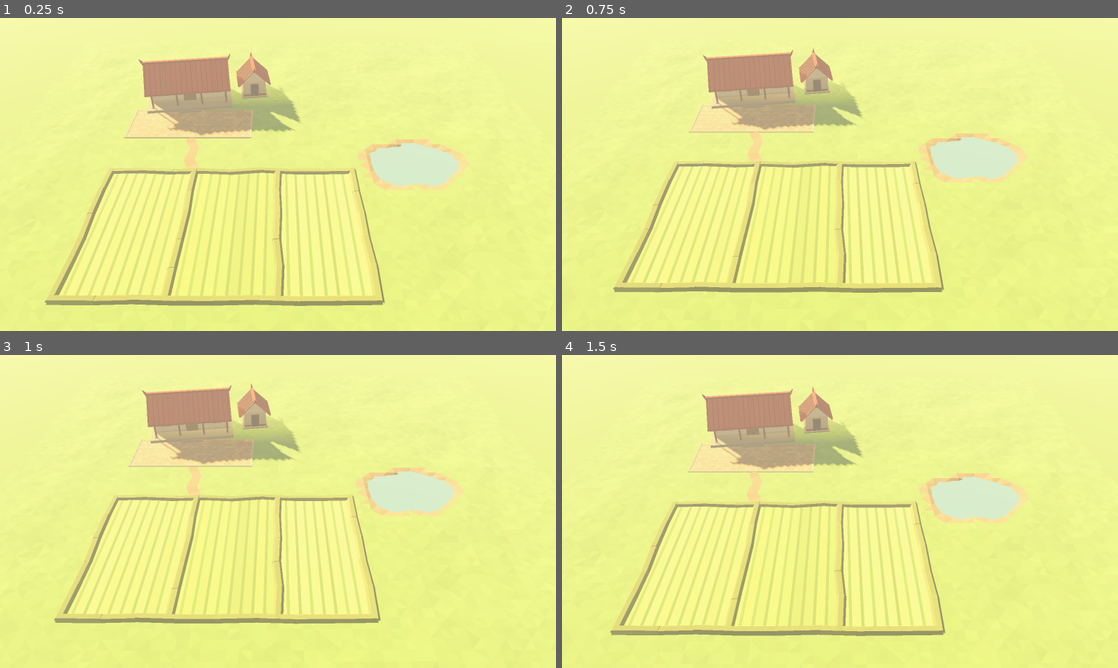
Above: before the commit, frames 1-4 (two rows, left to right).
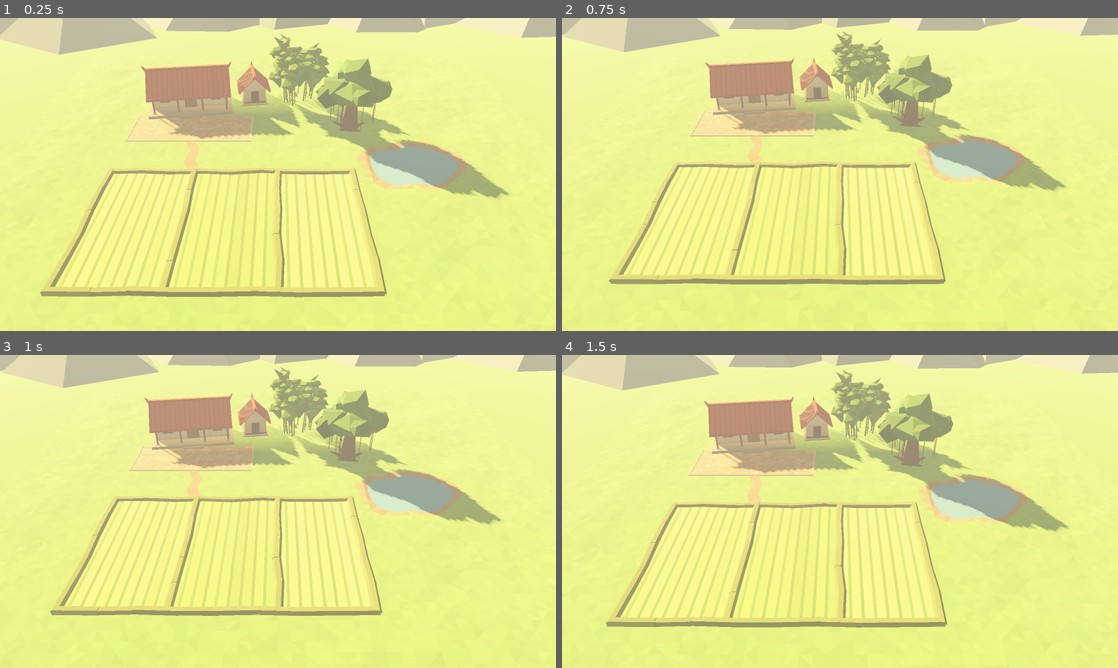
Above: after the commit, the same moments.

Repository: scplops/dau-han-game
Game: Godot game, scene res://scenes/main.tscn
Two runs of this game, one before a commit and one after it. Both use one fixed random seed, a clock stepped at 60 frames per second and the inputs below.
Inputs (mouse positions are in pixels of both pictures, inside the frame that each line leads up to):
- Up to frame 1 (0.25 s): no input
- Up to frame 2 (0.75 s): tap Enter at 0.5 s; move the mouse to (962, 158) at 0.52 s; tap S (cam_back) at 0.6 s; click (962, 158) at 0.67 s
- Up to frame 3 (1 s): no input
- Up to frame 4 (1.5 s): move the mouse to (728, 527) at 1.27 s; tap W (cam_forward) at 1.35 s; click (728, 527) at 1.42 s

The runs differ from the first frame. In frame 1, 19% of the frame differs, in the area x 0-100%, y 0-92%; in frame 2, 18%; in frame 3, 18%; in frame 4, 19%.

Commit message:
step 5: add bamboo grove, banyan tree and distant mountains
Co-Authored-By: Claude Opus 5.5 <noreply@anthropic.com>
Claude-Session: https://claude.ai/code/session_01GvTBmVNKWvduxKtgofh7qQ

Diff:
--- a/scenes/main.tscn
+++ b/scenes/main.tscn
@@ -4,6 +4,9 @@
 [ext_resource type="Script" path="res://scripts/camera_rig.gd" id="2_camera"]
 [ext_resource type="Script" path="res://scripts/builders/terrain.gd" id="3_terrain"]
 [ext_resource type="Script" path="res://scripts/builders/house.gd" id="4_house"]
+[ext_resource type="Script" path="res://scripts/builders/bamboo.gd" id="5_bamboo"]
+[ext_resource type="Script" path="res://scripts/builders/banyan.gd" id="6_banyan"]
+[ext_resource type="Script" path="res://scripts/builders/mountains.gd" id="7_mountains"]
 
 [sub_resource type="ProceduralSkyMaterial" id="SkyMaterial_main"]
 sun_angle_max = 20.0
@@ -55,3 +58,12 @@
 [node name="House" type="Node3D" parent="World" node_paths=PackedStringArray("terrain")]
 script = ExtResource("4_house")
 terrain = NodePath("../Terrain")
+
+[node name="Bamboo" type="Node3D" parent="World"]
+script = ExtResource("5_bamboo")
+
+[node name="Banyan" type="Node3D" parent="World"]
+script = ExtResource("6_banyan")
+
+[node name="Mountains" type="Node3D" parent="World"]
+script = ExtResource("7_mountains")
--- /dev/null
+++ b/scripts/builders/bamboo.gd
@@ -0,0 +1,82 @@
+class_name BambooGrove
+extends Node3D
+## Lũy tre: một cụm thân tre nhiều đốt, hơi nghiêng ra ngoài, chùm lá ở phần ngọn.
+## Lá là mesh riêng ("Leaves") để gắn shader gió.
+
+@export var random_seed: int = 5105
+@export var center: Vector3 = Vector3(2.5, 0.0, -15.5)
+@export_range(1, 30) var culm_count: int = 14
+@export var spread: float = 2.2
+@export var height_range: Vector2 = Vector2(6.0, 9.5)
+@export var stem_radius_range: Vector2 = Vector2(0.07, 0.11)
+@export var segment_range: Vector2 = Vector2(0.55, 0.85)
+@export var max_lean_deg: float = 18.0
+@export_range(2, 10) var leaf_clusters: int = 6
+
+var leaves_node: MeshInstance3D
+
+
+func build() -> void:
+	var rng := RandomNumberGenerator.new()
+	rng.seed = random_seed
+	var stems := MeshBuilder.new(random_seed, 0.05)
+	stems.contact_shade_height = 0.8
+	var leaves := MeshBuilder.new(random_seed + 1, 0.07)
+
+	for i in culm_count:
+		var ang := rng.randf() * TAU
+		var r := sqrt(rng.randf()) * spread
+		var out_dir := Vector3(cos(ang), 0.0, sin(ang))
+		var base := center + out_dir * r
+		# Nghiêng ra phía ngoài cụm, càng ở rìa càng nghiêng
+		var lean := deg_to_rad(rng.randf_range(2.0, max_lean_deg) * (0.4 + 0.6 * r / spread))
+		var axis := Vector3.UP.cross(out_dir).normalized()
+		var xf := Transform3D(Basis(axis, lean), base)
+		var h := rng.randf_range(height_range.x, height_range.y)
+		_build_culm(stems, xf, h, rng)
+		_build_leaves(leaves, xf, h, rng)
+
+	# Măng non quanh gốc
+	for i in 6:
+		var a := rng.randf() * TAU
+		var p := center + Vector3(cos(a), 0.0, sin(a)) * rng.randf_range(0.5, spread + 0.6)
+		stems.add_pyramid(0.12, rng.randf_range(0.4, 0.9), 5, Palette.BAMBOO_LEAF_DARK,
+				Transform3D(Basis(Vector3.UP, rng.randf() * TAU), p))
+
+	add_child(stems.commit_instance("Stems"))
+	leaves_node = leaves.commit_instance("Leaves")
+	add_child(leaves_node)
+
+
+func _build_culm(mb: MeshBuilder, xf: Transform3D, h: float, rng: RandomNumberGenerator) -> void:
+	var r := rng.randf_range(stem_radius_range.x, stem_radius_range.y)
+	var y := 0.0
+	while y < h:
+		var seg := minf(rng.randf_range(segment_range.x, segment_range.y), h - y)
+		mb.add_prism(r, r * 0.96, seg, 6, Palette.BAMBOO_STEM, xf * Transform3D(Basis(), Vector3(0, y, 0)))
+		# Đốt tre: vòng hơi phình
+		mb.add_prism(r * 1.3, r * 1.3, 0.05, 6, Palette.BAMBOO_NODE,
+				xf * Transform3D(Basis(), Vector3(0, y + seg - 0.025, 0)), 0.0, false)
+		y += seg
+		r *= 0.96
+
+
+func _build_leaves(mb: MeshBuilder, xf: Transform3D, h: float, rng: RandomNumberGenerator) -> void:
+	for k in leaf_clusters:
+		var t := float(k) / float(leaf_clusters - 1)
+		# Lá tụ ở 40% phần ngọn, toả rộng ra như ngọn tre vươn và rủ
+		var y := lerpf(h * 0.6, h * 0.97, t)
+		var side := rng.randf() * TAU
+		var off := Vector3(cos(side), 0.0, sin(side)) * rng.randf_range(0.5, 1.3) * (1.0 - t * 0.4)
+		var col := Palette.BAMBOO_LEAF if rng.randf() < 0.6 else Palette.BAMBOO_LEAF_DARK
+		var size := lerpf(1.15, 0.7, t)
+		var rad := Vector3(rng.randf_range(0.9, 1.3), rng.randf_range(0.35, 0.5), rng.randf_range(0.9, 1.3)) * size
+		# Khối lá + chóp lá rủ xuống bên dưới
+		mb.add_blob(rad, col, rng, 0.3, xf * Transform3D(Basis(), Vector3(0, y - rad.y, 0) + off))
+		var droop := Transform3D(Basis(Vector3.RIGHT, PI).rotated(Vector3.UP, rng.randf() * TAU),
+				Vector3(0, y - rad.y * 0.3, 0) + off)
+		mb.add_pyramid(rad.x * 0.8, 1.1 * size + 0.4, 5, Palette.BAMBOO_LEAF_DARK, xf * droop)
+	# Ngọn cong rủ: chóp lá nghiêng hẳn sang một bên
+	var tip_dir := rng.randf() * TAU
+	var tip_basis := Basis(Vector3(cos(tip_dir), 0.0, sin(tip_dir)), deg_to_rad(rng.randf_range(35.0, 60.0)))
+	mb.add_pyramid(0.4, 1.6, 5, Palette.BAMBOO_LEAF, xf * Transform3D(tip_basis, Vector3(0, h - 0.4, 0)))
--- /dev/null
+++ b/scripts/builders/banyan.gd
@@ -0,0 +1,83 @@
+class_name BanyanTree
+extends Node3D
+## Cây đa: thân to, rễ bạnh, cành chĩa, rễ phụ buông xuống, tán gồm nhiều khối đa diện.
+## Tán là mesh riêng ("Leaves") để gắn shader gió.
+
+@export var random_seed: int = 6106
+@export var tree_position: Vector3 = Vector3(9.0, 0.0, -7.5)
+@export var trunk_height: float = 3.6
+@export var trunk_radius: float = 1.0
+@export var canopy_radius: float = 4.4
+@export var canopy_height: float = 5.6
+@export_range(2, 8) var big_blobs: int = 4
+@export_range(0, 12) var small_blobs: int = 7
+@export_range(0, 20) var aerial_roots: int = 9
+
+var leaves_node: MeshInstance3D
+
+
+func build() -> void:
+	var rng := RandomNumberGenerator.new()
+	rng.seed = random_seed
+	var wood := MeshBuilder.new(random_seed, 0.05)
+	wood.contact_shade_height = 1.0
+	var leaves := MeshBuilder.new(random_seed + 1, 0.06)
+	var p := tree_position
+
+	# Thân
+	wood.add_prism(trunk_radius, trunk_radius * 0.62, trunk_height, 8, Palette.BANYAN_TRUNK,
+			Transform3D(Basis(), p), 0.2)
+	# Rễ bạnh: các gờ thấp toả ra quanh gốc
+	for i in 6:
+		var a := TAU * i / 6.0 + rng.randf_range(-0.3, 0.3)
+		var dir := Vector3(cos(a), 0.0, sin(a))
+		var axis := Vector3.UP.cross(dir).normalized()
+		var root := Transform3D(Basis(axis, deg_to_rad(72.0)), p + dir * trunk_radius * 0.4)
+		wood.add_prism(0.38, 0.06, rng.randf_range(1.5, 2.1), 4, Palette.BANYAN_TRUNK, root, PI / 4.0)
+
+	# Cành lớn chĩa lên các phía
+	var tips: Array[Vector3] = []
+	for i in 4:
+		var a := TAU * i / 4.0 + rng.randf_range(-0.4, 0.4)
+		var dir := Vector3(cos(a), 0.0, sin(a))
+		var axis := Vector3.UP.cross(dir).normalized()
+		var tilt := deg_to_rad(rng.randf_range(40.0, 58.0))
+		var start := p + Vector3(0, trunk_height - 0.4, 0)
+		var basis := Basis(axis, tilt)
+		var length := rng.randf_range(2.4, 3.2)
+		wood.add_prism(0.38, 0.14, length, 6, Palette.BANYAN_TRUNK, Transform3D(basis, start))
+		tips.append(start + basis * Vector3(0, length, 0))
+
+	# Tán: vài khối lớn ở giữa + khối nhỏ ở rìa
+	var colors: Array[Color] = [Palette.BANYAN_LEAF_1, Palette.BANYAN_LEAF_2]
+	for i in big_blobs:
+		var a := TAU * i / big_blobs + rng.randf_range(-0.3, 0.3)
+		var off := Vector3(cos(a), 0.0, sin(a)) * canopy_radius * rng.randf_range(0.25, 0.45)
+		var rad := Vector3(rng.randf_range(2.4, 3.0), rng.randf_range(1.5, 1.9), rng.randf_range(2.4, 3.0))
+		var cy := canopy_height + rng.randf_range(-0.4, 0.6)
+		leaves.add_blob(rad, colors[i % 2], rng, 0.18,
+				Transform3D(Basis(Vector3.UP, rng.randf() * TAU), p + off + Vector3(0, cy - rad.y, 0)))
+	for i in small_blobs:
+		var a := rng.randf() * TAU
+		var off := Vector3(cos(a), 0.0, sin(a)) * canopy_radius * rng.randf_range(0.6, 0.85)
+		var rad := Vector3.ONE * rng.randf_range(1.1, 1.7) * Vector3(1.0, 0.75, 1.0)
+		var cy := canopy_height + rng.randf_range(-1.2, 0.2)
+		var col := Palette.BANYAN_LEAF_DARK if cy < canopy_height - 0.5 else colors[i % 2]
+		leaves.add_blob(rad, col, rng, 0.22,
+				Transform3D(Basis(Vector3.UP, rng.randf() * TAU), p + off + Vector3(0, cy - rad.y, 0)))
+	# Khối đỉnh
+	leaves.add_blob(Vector3(2.0, 1.4, 2.0), Palette.BANYAN_LEAF_2, rng, 0.2,
+			Transform3D(Basis(), p + Vector3(0, canopy_height + 0.6, 0)))
+
+	# Rễ phụ buông từ dưới tán
+	for i in aerial_roots:
+		var a := rng.randf() * TAU
+		var d := rng.randf_range(1.4, canopy_radius * 0.7)
+		var top_y := canopy_height - rng.randf_range(1.0, 1.6)
+		var len_ := rng.randf_range(1.2, top_y - 0.4)
+		var base := p + Vector3(cos(a) * d, top_y - len_, sin(a) * d)
+		wood.add_prism(0.045, 0.03, len_, 4, Palette.BANYAN_TRUNK, Transform3D(Basis(), base))
+
+	add_child(wood.commit_instance("Wood"))
+	leaves_node = leaves.commit_instance("Leaves")
+	add_child(leaves_node)
--- /dev/null
+++ b/scripts/builders/mountains.gd
@@ -0,0 +1,44 @@
+class_name Mountains
+extends Node3D
+## Hậu cảnh: một dải đồi thấp ngay sau cảnh và một dãy núi xa, nhạt dần về màu sương.
+
+@export var random_seed: int = 7107
+@export_group("Đồi gần")
+@export_range(0, 30) var hill_count: int = 11
+@export var hill_z_range: Vector2 = Vector2(-40.0, -58.0)
+@export var hill_height_range: Vector2 = Vector2(5.0, 12.0)
+@export var hill_radius_range: Vector2 = Vector2(9.0, 16.0)
+@export_range(0.0, 1.0) var hill_haze: float = 0.12
+@export_group("Núi xa")
+@export_range(0, 30) var peak_count: int = 10
+@export var peak_z_range: Vector2 = Vector2(-80.0, -125.0)
+@export var peak_height_range: Vector2 = Vector2(16.0, 34.0)
+@export var peak_radius_range: Vector2 = Vector2(18.0, 30.0)
+@export_range(0.0, 1.0) var peak_haze: float = 0.4
+@export var x_extent: float = 95.0
+
+
+func build() -> void:
+	var rng := RandomNumberGenerator.new()
+	rng.seed = random_seed
+	var mb := MeshBuilder.new(random_seed, 0.05)
+	_row(mb, rng, peak_count, peak_z_range, peak_height_range, peak_radius_range, peak_haze)
+	_row(mb, rng, hill_count, hill_z_range, hill_height_range, hill_radius_range, hill_haze)
+	var node := mb.commit_instance("MountainsMesh")
+	node.cast_shadow = GeometryInstance3D.SHADOW_CASTING_SETTING_OFF
+	add_child(node)
+
+
+func _row(mb: MeshBuilder, rng: RandomNumberGenerator, count: int, z_range: Vector2,
+		h_range: Vector2, r_range: Vector2, haze: float) -> void:
+	for i in count:
+		# Rải đều theo x, xô lệch ngẫu nhiên để không thành hàng
+		var x := lerpf(-x_extent, x_extent, (i + rng.randf_range(0.1, 0.9)) / count)
+		var z := rng.randf_range(z_range.x, z_range.y)
+		var h := rng.randf_range(h_range.x, h_range.y)
+		var r := rng.randf_range(r_range.x, r_range.y)
+		var base_col := Palette.MOUNTAIN if rng.randf() < 0.55 else Palette.MOUNTAIN_DARK
+		var col := base_col.lerp(Palette.FOG, haze)
+		var basis := Basis(Vector3.UP, rng.randf() * TAU).scaled(Vector3(rng.randf_range(1.0, 1.6), 1.0, 1.0))
+		mb.add_prism(r, r * rng.randf_range(0.04, 0.15), h, rng.randi_range(5, 7), col,
+				Transform3D(basis, Vector3(x, -0.6, z)))
--- a/scripts/camera_rig.gd
+++ b/scripts/camera_rig.gd
@@ -5,7 +5,7 @@
 
 @export_group("Góc nhìn")
 @export_range(-180.0, 180.0) var yaw_deg: float = 0.0
-@export_range(-80.0, -10.0) var pitch_deg: float = -40.0
+@export_range(-80.0, -10.0) var pitch_deg: float = -36.0
 @export_range(-80.0, -10.0) var min_pitch_deg: float = -55.0
 @export_range(-80.0, -10.0) var max_pitch_deg: float = -25.0
 
--- a/scripts/palette.gd
+++ b/scripts/palette.gd
@@ -41,6 +41,7 @@
 
 # Tre
 const BAMBOO_STEM := Color("#7d8f3a")
+const BAMBOO_NODE := Color("#677730")     # đốt tre (bổ sung)
 const BAMBOO_LEAF := Color("#6e9a3c")
 const BAMBOO_LEAF_DARK := Color("#5d8a32")
 
Not shown, added: scripts/builders/bamboo.gd.uid
Not shown, added: scripts/builders/banyan.gd.uid
Not shown, added: scripts/builders/mountains.gd.uid
